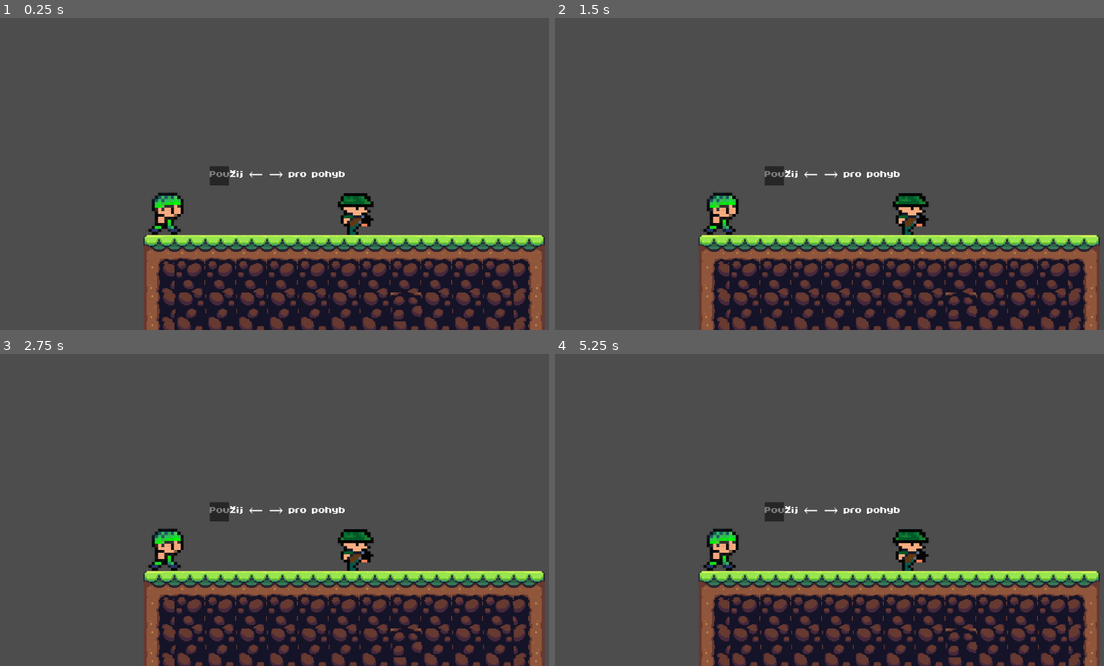
Above: before the commit, frames 1-4 (two rows, left to right).
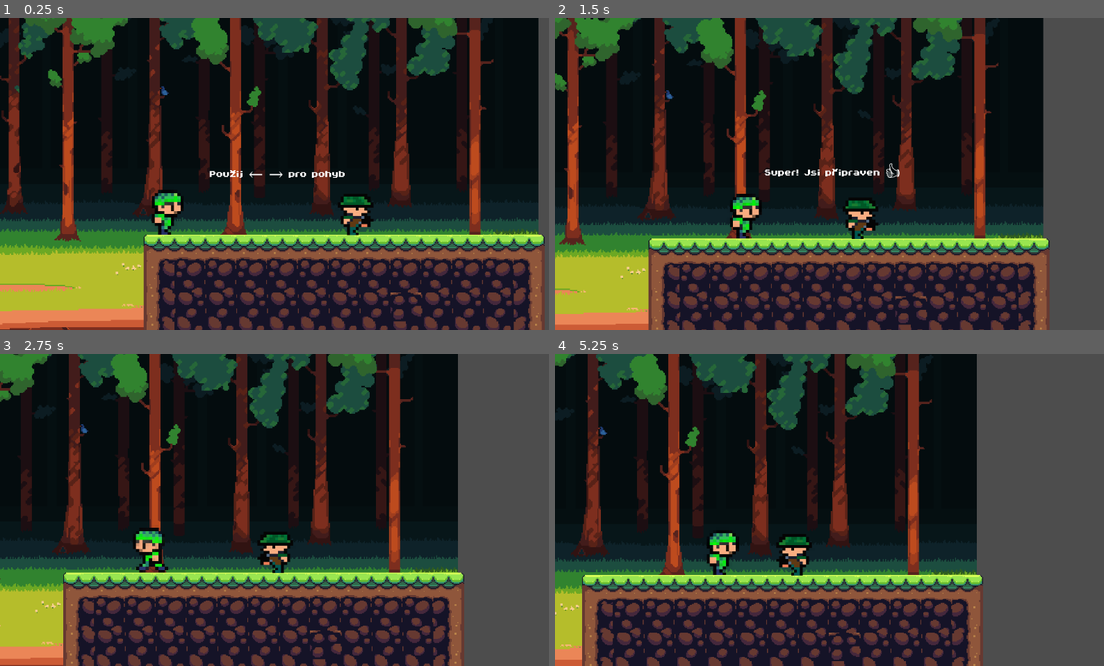
Above: after the commit, the same moments.

Repository: StanislavVacula/Maturitni_projekt_hra_Lone_Survivor
Game: Godot game, scene res://scenes/tutorial.tscn
The game is run twice, just before and just after one commit, with the same random seed, the same clock (stepped at 60 frames per second) and the same inputs.
Inputs:
- Up to frame 1 (0.25 s): no input
- Up to frame 2 (1.5 s): tap Enter (ui_accept) at 0.5, 0.6, 0.77, 1.07, 1.35 s; hold Right (ui_right) from 0.53 s (still down)
- Up to frame 3 (2.75 s): tap Enter (ui_accept) at 1.52, 1.82, 2.1 s; release Right (ui_right) at 2.03 s; hold Left (ui_left) from 2.03 s (still down)
- Up to frame 4 (5.25 s): release Left (ui_left) at 2.78 s; hold Right (ui_right) 2.78-4.28 s; tap Enter (ui_accept) at 2.85, 3.02, 3.32, 3.6, 3.77, 4.07, 4.35, 4.52, 4.82, 5.1 s; hold Left (ui_left) 4.28-5.03 s; hold Right (ui_right) from 5.03 s (still down)

The runs differ from the first frame. In frame 1, 77% of the frame differs, in the area x 0-100%, y 0-100%; in frame 2, 85%; in frame 3, 81%; in frame 4, 78%.

Commit message:
Úprava tutorialu, změna pozadí

Diff:
--- a/Lone Survivor/scenes/tutorial.tscn
+++ b/Lone Survivor/scenes/tutorial.tscn
@@ -1,7 +1,8 @@
-[gd_scene load_steps=11 format=3 uid="uid://djwijp855w0gx"]
+[gd_scene load_steps=12 format=3 uid="uid://djwijp855w0gx"]
 
 [ext_resource type="Script" uid="uid://dhqli7lsrdqdg" path="res://scripts/tutorial.gd" id="1_cq4me"]
 [ext_resource type="PackedScene" uid="uid://duwsmjvwd6pk8" path="res://scenes/player.tscn" id="2_6yjpi"]
+[ext_resource type="Texture2D" uid="uid://bpeuujkl34nn" path="res://assets/background.png" id="2_ckvwl"]
 [ext_resource type="Script" uid="uid://s1exvqsr4rtr" path="res://scripts/camera_2d.gd" id="3_gbqnl"]
 [ext_resource type="Texture2D" uid="uid://dnjm0hp680fle" path="res://assets/TileSet/Nature_environment_01.png" id="4_ckvwl"]
 [ext_resource type="PackedScene" uid="uid://chkus4xclycai" path="res://scenes/enemy.tscn" id="5_nlqja"]
@@ -430,6 +431,15 @@
 position = Vector2(577, 324)
 script = ExtResource("1_cq4me")
 
+[node name="ParallaxBackground" type="ParallaxBackground" parent="."]
+
+[node name="ParallaxLayer" type="ParallaxLayer" parent="ParallaxBackground"]
+
+[node name="Sprite2D" type="Sprite2D" parent="ParallaxBackground/ParallaxLayer"]
+position = Vector2(55.5552, 457.25)
+scale = Vector2(0.322917, 0.322917)
+texture = ExtResource("2_ckvwl")
+
 [node name="Player" parent="." instance=ExtResource("2_6yjpi")]
 position = Vector2(-545, 222)
 
@@ -455,14 +465,6 @@
 [node name="Enemy" parent="." instance=ExtResource("5_nlqja")]
 position = Vector2(-353, 220)
 slide_on_ceiling = false
-
-[node name="ParallaxBackground" type="ParallaxBackground" parent="."]
-
-[node name="ParallaxLayer" type="ParallaxLayer" parent="ParallaxBackground"]
-
-[node name="Sprite2D" type="Sprite2D" parent="ParallaxBackground/ParallaxLayer"]
-position = Vector2(194, 531)
-scale = Vector2(0.190586, 0.190586)
 
 [node name="CanvasLayer" type="CanvasLayer" parent="."]
 
@@ -492,11 +494,5 @@
 horizontal_alignment = 1
 vertical_alignment = 1
 
-[node name="ColorRect" type="ColorRect" parent="CanvasLayer/TutorialUI/TutorialText"]
-layout_mode = 0
-offset_right = 40.0
-offset_bottom = 40.0
-color = Color(0, 0, 0, 0.5)
-
 [node name="TutorialManager" type="Node" parent="."]
 script = ExtResource("6_6yjpi")
--- a/Lone Survivor/scripts/player.gd
+++ b/Lone Survivor/scripts/player.gd
@@ -2,6 +2,8 @@
 
 const SPEED = 80
 const JUMP_VELOCITY = -150
+
+var input_enabled := true
 
 @onready var anim = $AnimatedSprite2D
 @onready var jumpSound = $JumpSound
@@ -12,13 +14,16 @@
 		velocity += get_gravity() * delta
 
 	# Skok
-	if Input.is_action_just_pressed("ui_accept") and is_on_floor():
+	if input_enabled and Input.is_action_just_pressed("ui_accept") and is_on_floor():
 		velocity.y = JUMP_VELOCITY
 		anim.play("jump")
 		jumpSound.play()
 
 	# Pohyb vodorovně
-	var direction := Input.get_axis("ui_left", "ui_right")
+	var direction := 0.0
+	if input_enabled:
+		direction = Input.get_axis("ui_left", "ui_right")
+
 	velocity.x = direction * SPEED
 
 	# Otočení animace podle směru pohybu
--- a/Lone Survivor/tutorial_manager.gd
+++ b/Lone Survivor/tutorial_manager.gd
@@ -18,11 +18,6 @@
 		push_error("TutorialManager: Player nebyl nalezen!")
 		return
 
-	if label == null:
-		push_error("TutorialManager: TutorialText nebyl nalezen!")
-		return
-
-	get_tree().paused = true
 	update_text()
 
 func _process(delta):
@@ -35,6 +30,7 @@
 func update_text():
 	match step:
 		TutorialStep.MOVE:
+			label.visible = true
 			label.text = "Použij ← → pro pohyb"
 		TutorialStep.JUMP:
 			label.text = "Stiskni SPACE pro skok"
@@ -42,17 +38,15 @@
 			label.text = "Super! Jsi připraven 👍"
 
 func check_move():
-	# když se hráč pohne doleva nebo doprava
+	# hráč se skutečně pohybuje
 	if abs(player.velocity.x) > 0:
 		step = TutorialStep.JUMP
 		update_text()
 
 func check_jump():
-	# když hráč skočí
 	if not player.is_on_floor():
 		step = TutorialStep.DONE
 		update_text()
 
 		await get_tree().create_timer(1.0).timeout
-		get_tree().paused = false
 		label.visible = false
